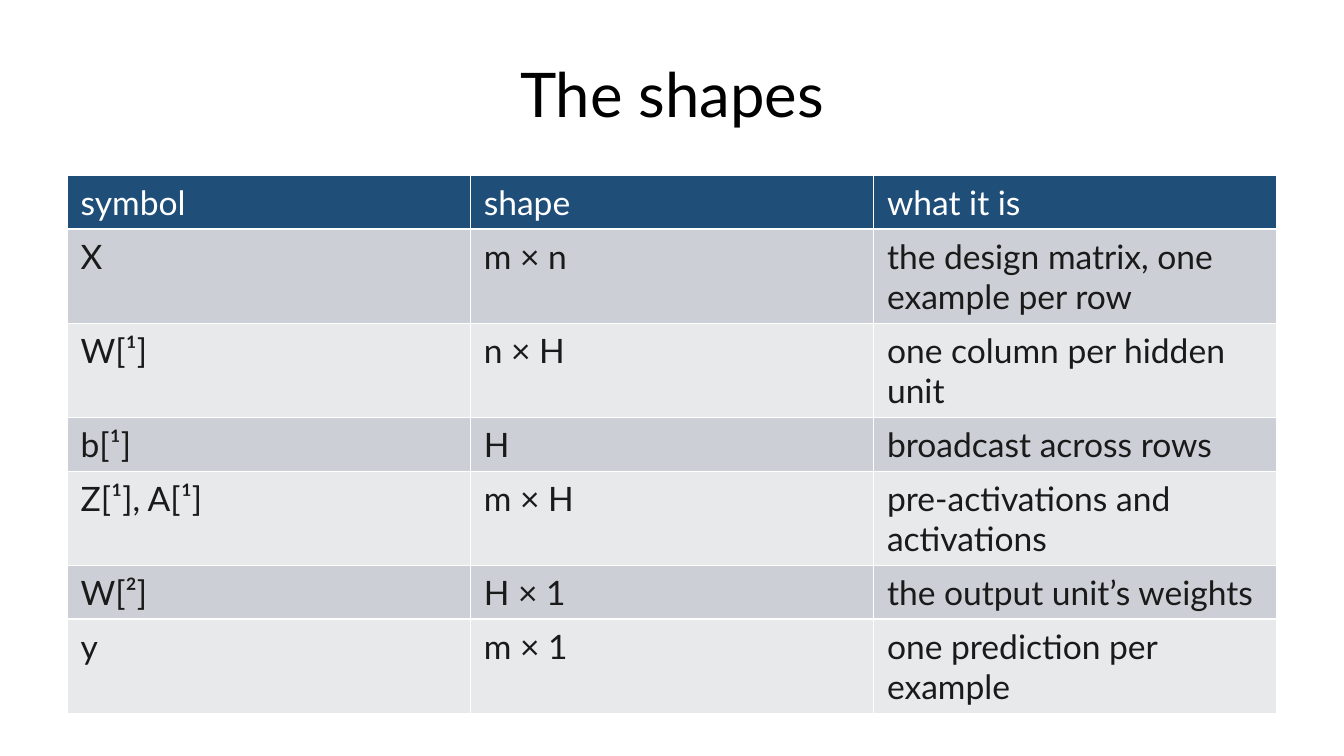
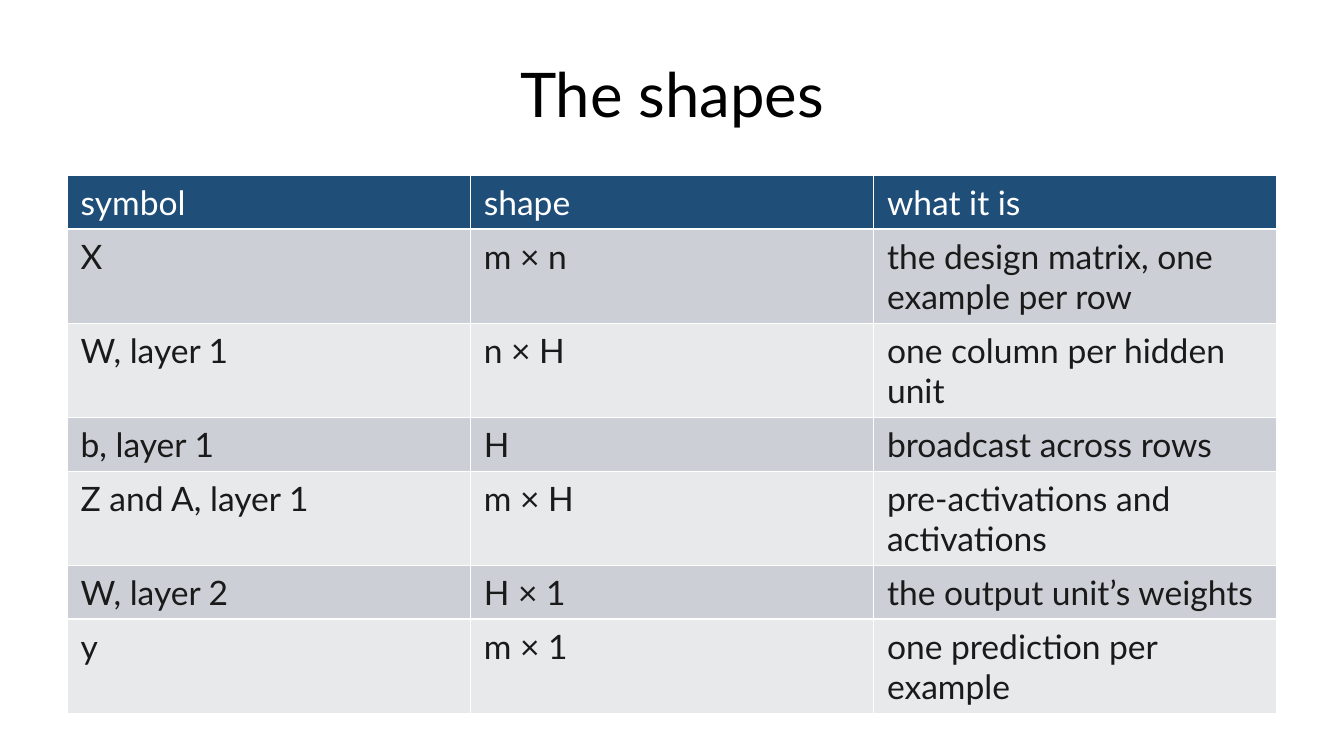
Before and after one commit to fabioantonini/technologies-for-artificial-intelligence, a slide deck: slide 27 of Lessons/09_neural_networks/Slides/neural_networks_slides.pptx. Drawn at 1344x756 pixels with LibreOffice and Linux fonts; fonts in the diff are those of the drawing; background and template pictures are left out. Boxes give left, top, right and bottom in pixels: in the first picture for what was removed or moved away, otherwise in the second. Text is boxed around its words. In the diff, an @@ line names an element or a change of style, - is before the commit and + after.

```diff
--- a/Lessons/09_neural_networks/Slides/neural_networks_slides.pptx
+++ b/Lessons/09_neural_networks/Slides/neural_networks_slides.pptx
@@ table at [67,176,1277,709] @@
-row 3, column 1: W[¹]
+row 3, column 1: W, layer 1
-row 4, column 1: b[¹]
+row 4, column 1: b, layer 1
-row 5, column 1: Z[¹], A[¹]
+row 5, column 1: Z and A, layer 1
-row 6, column 1: W[²]
+row 6, column 1: W, layer 2
```
Also in this commit, not shown: 8 other files.
